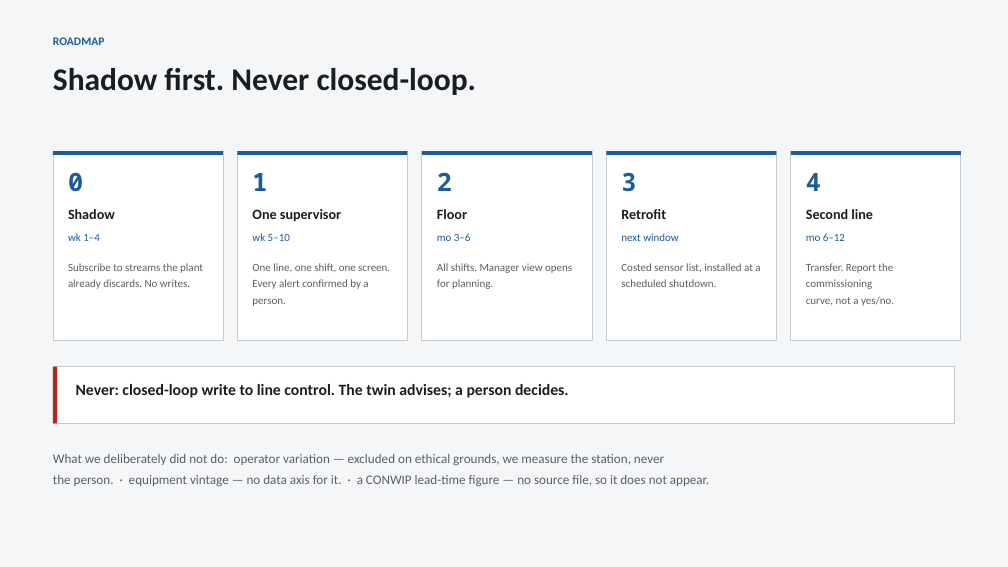
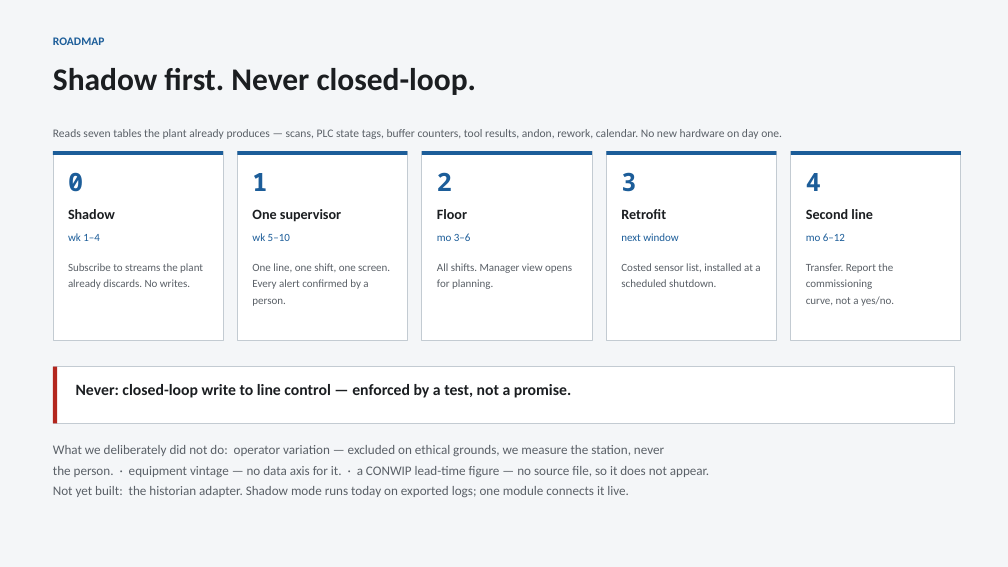
Before and after one commit to sagar2907/HipHipHooray_IIT_Kharagpur_DigitalTwin.ai_Prototype, a slide deck: slide 11 of 9_Deck/DigitalTwin_Round2_Pitch.pptx. Drawn at 1008x567 pixels with LibreOffice and Linux fonts; fonts in the diff are those of the drawing. Boxes give left, top, right and bottom in pixels: in the first picture for what was removed or moved away, otherwise in the second. Text is boxed around its words. In the diff, an @@ line names an element or a change of style, - is before the commit and + after.

```diff
--- a/9_Deck/DigitalTwin_Round2_Pitch.pptx
+++ b/9_Deck/DigitalTwin_Round2_Pitch.pptx
@@ text added at (53,129,782,139), 11 pt, text #5A6067 @@
+Reads seven tables the plant already produces — scans, PLC state tags, buffer counters, tool results, andon, rework, calendar. No new hardware on day one.
@@ text at (76,384,571,398): text changed @@
-Never: closed-loop write to line control. The twin advises; a person decides.
+Never: closed-loop write to line control — enforced by a test, not a promise.
@@ text "What we deliberately did not ...": place and size @@
-text "What we deliberately did not ..." at (53,454,709,486)
+text "What we deliberately did not ..." at (53,445,709,497)
@@ text at (53,486,629,497): paragraph added @@
+Not yet built: the historian adapter. Shadow mode runs today on exported logs; one module connects it live.
```
Also in this commit, not shown: 7 other files.
